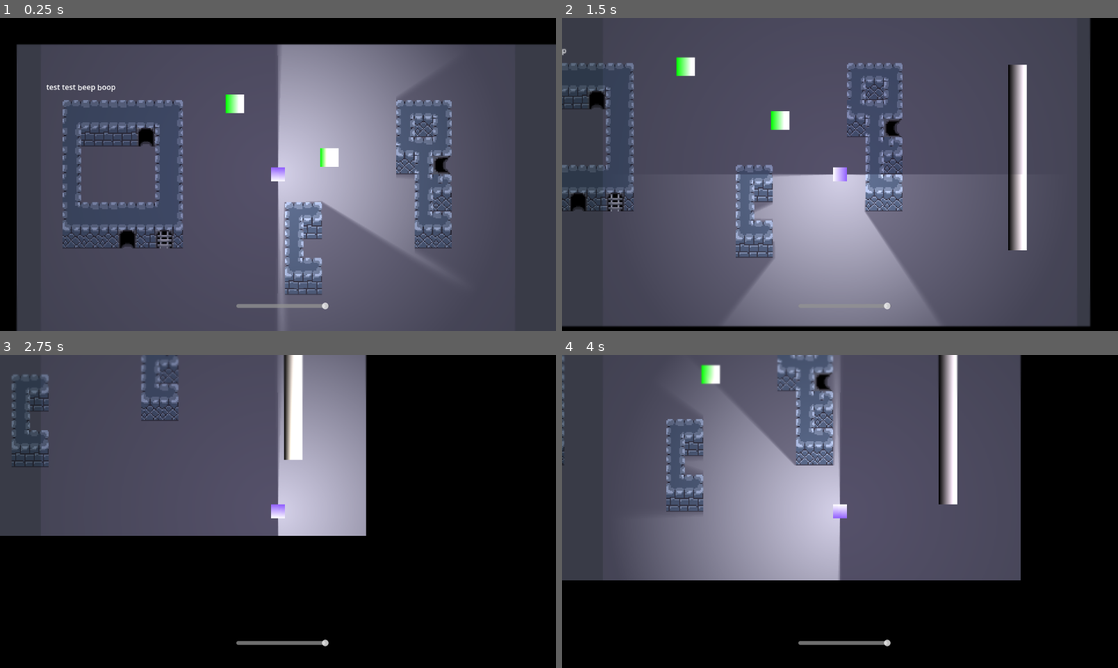
Above: before the commit, frames 1-4 (two rows, left to right).
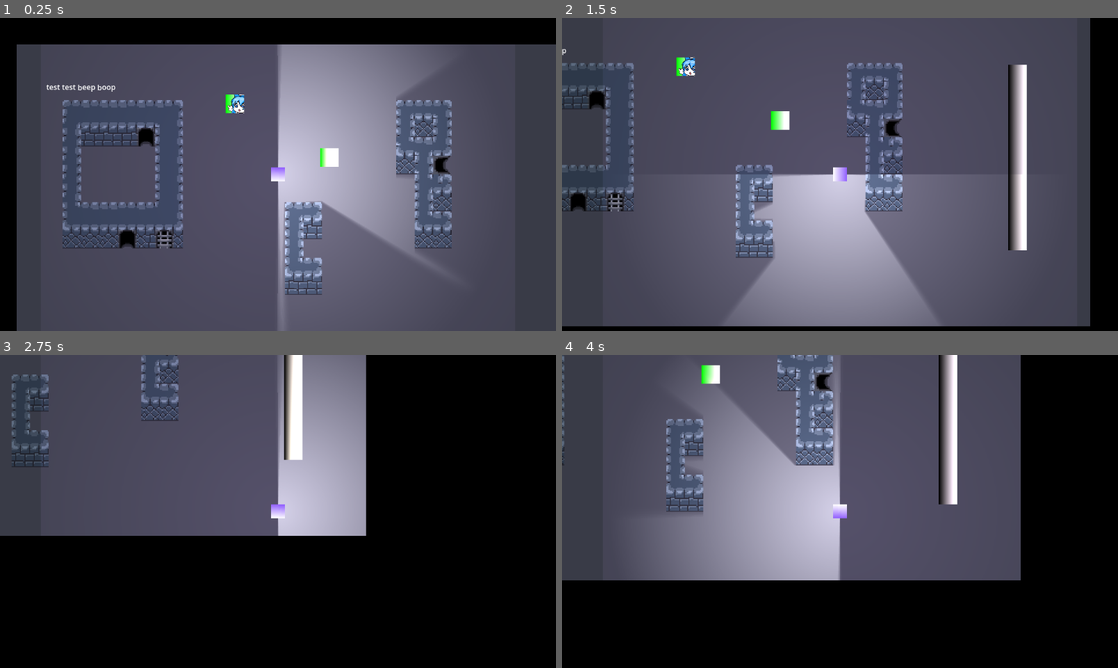
Above: after the commit, the same moments.

Repository: spdskatr/perplex-temple
Game: Godot game, scene res://scenes/test_spdskatr.tscn
Same seed, same stepped clock (60 frames per second), same inputs: the game is played once before the commit and once after it. This scene is started directly instead of the project's main scene.
Inputs:
- Up to frame 1 (0.25 s): no input
- Up to frame 2 (1.5 s): tap Enter (accept) at 0.5 s; hold Right (right) 0.53-1.28 s; hold Enter (accept) 0.53-1.28 s; hold Down (down) from 1.28 s (still down); tap Shift (shift) at 1.35 s
- Up to frame 3 (2.75 s): release Down (down) at 2.03 s; hold Right (right) from 2.03 s (still down); hold Enter (accept) from 2.03 s (still down)
- Up to frame 4 (4 s): release Right (right) at 2.78 s; release Enter (accept) at 2.78 s; hold Up (up) 2.78-3.53 s; tap Shift (shift) at 2.85 s; tap Enter (accept) at 3.5 s; hold Left (left) from 3.53 s (still down); hold Enter (accept) from 3.53 s (still down)

The runs differ from the first frame. In frame 1, 0.4% of the frame differs, in the area x 40-74%, y 8-94%; in frame 2, 0.2%; in frame 3, 0.3%; in frame 4, 0.3%.

Commit message:
Factor out dialogue box

Diff:
--- /dev/null
+++ b/scenes/misc/dialogue.tscn
@@ -0,0 +1,40 @@
+[gd_scene load_steps=4 format=3 uid="uid://cbsyinmrhl3ll"]
+
+[ext_resource type="Script" path="res://scenes/scripts/dialogue.gd" id="1_1nmct"]
+[ext_resource type="FontFile" uid="uid://bqi64atqmb4qq" path="res://assets/fonts/Lexend-Regular.ttf" id="2_d46gl"]
+[ext_resource type="Texture2D" uid="uid://d1ijrt0c7yt4a" path="res://assets/faces/placeholder.png" id="3_1vtq2"]
+
+[node name="Dialogue" type="CanvasLayer"]
+process_mode = 3
+
+[node name="Panel" type="Panel" parent="."]
+visible = false
+anchors_preset = 7
+anchor_left = 0.5
+anchor_top = 1.0
+anchor_right = 0.5
+anchor_bottom = 1.0
+offset_left = -500.0
+offset_top = -200.0
+offset_right = 500.0
+grow_horizontal = 2
+grow_vertical = 0
+script = ExtResource("1_1nmct")
+
+[node name="Label" type="Label" parent="Panel"]
+layout_mode = 0
+offset_left = 200.0
+offset_top = 20.0
+offset_right = 980.0
+offset_bottom = 180.0
+theme_override_fonts/font = ExtResource("2_d46gl")
+theme_override_font_sizes/font_size = 32
+autowrap_mode = 2
+
+[node name="Portrait" type="TextureRect" parent="Panel"]
+layout_mode = 0
+offset_left = 20.0
+offset_top = 20.0
+offset_right = 180.0
+offset_bottom = 180.0
+texture = ExtResource("3_1vtq2")
--- a/scenes/scripts/test_spdskatr/level.gd
+++ b/scenes/scripts/test_spdskatr/level.gd
@@ -1,7 +1,7 @@
 extends Node2D
 
 @onready var player : CharacterBody2D = get_node("Player")
-@onready var textbox : Panel = get_node("UILayer/Panel")
+@onready var textbox : Panel = get_node("Dialogue/Panel")
 
 # Called when the node enters the scene tree for the first time.
 func _ready() -> void:
--- a/scenes/test_spdskatr.tscn
+++ b/scenes/test_spdskatr.tscn
@@ -1,14 +1,12 @@
-[gd_scene load_steps=10 format=4 uid="uid://bo51v4dymvm1t"]
+[gd_scene load_steps=9 format=4 uid="uid://bo51v4dymvm1t"]
 
 [ext_resource type="Script" path="res://scenes/scripts/test_spdskatr/level.gd" id="1_12a1y"]
 [ext_resource type="PackedScene" uid="uid://c7861vcnmeslg" path="res://scenes/objects/player.tscn" id="1_ll32n"]
 [ext_resource type="PackedScene" uid="uid://dulabxngl3sch" path="res://scenes/objects/base_wall.tscn" id="2_8lnho"]
-[ext_resource type="TileSet" uid="uid://dg1ffbnh3fw3r" path="res://scenes/wall_tileset.tres" id="2_44ybx"]
+[ext_resource type="TileSet" uid="uid://d035mgrwol727" path="res://scenes/wall_tileset.tres" id="2_44ybx"]
 [ext_resource type="PackedScene" uid="uid://plc656plpuek" path="res://scenes/objects/base_pad.tscn" id="3_0vvmf"]
-[ext_resource type="Script" path="res://scenes/scripts/dialogue.gd" id="7_41itj"]
-[ext_resource type="FontFile" uid="uid://bqi64atqmb4qq" path="res://assets/fonts/Lexend-Regular.ttf" id="8_mwvnj"]
-[ext_resource type="PackedScene" uid="uid://g1npvyb4ygmy" path="res://scenes/hud.tscn" id="8_qcnww"]
-[ext_resource type="Texture2D" uid="uid://d1ijrt0c7yt4a" path="res://assets/faces/placeholder.png" id="8_y3b47"]
+[ext_resource type="PackedScene" uid="uid://cbsyinmrhl3ll" path="res://scenes/misc/dialogue.tscn" id="6_tsf0u"]
+[ext_resource type="Texture2D" uid="uid://bbfal07mc8oso" path="res://assets/faces/placeholder2.png" id="6_x48w0"]
 
 [sub_resource type="RectangleShape2D" id="RectangleShape2D_8gwwp"]
 size = Vector2(10, 10)
@@ -45,6 +43,13 @@
 [node name="Pad" parent="." instance=ExtResource("3_0vvmf")]
 position = Vector2(611, 164)
 
+[node name="Pad2" parent="." instance=ExtResource("3_0vvmf")]
+position = Vector2(407, 48)
+
+[node name="Sprite2D2" type="Sprite2D" parent="Pad2"]
+scale = Vector2(0.25, 0.25)
+texture = ExtResource("6_x48w0")
+
 [node name="Door1" type="Area2D" parent="."]
 
 [node name="CollisionShape2D" type="CollisionShape2D" parent="Door1"]
@@ -63,47 +68,10 @@
 position = Vector2(838, 181)
 shape = SubResource("RectangleShape2D_8gwwp")
 
-[node name="UILayer" type="CanvasLayer" parent="."]
-process_mode = 3
-
-[node name="Panel" type="Panel" parent="UILayer"]
-visible = false
-anchors_preset = 7
-anchor_left = 0.5
-anchor_top = 1.0
-anchor_right = 0.5
-anchor_bottom = 1.0
-offset_left = -500.0
-offset_top = -200.0
-offset_right = 500.0
-grow_horizontal = 2
-grow_vertical = 0
-script = ExtResource("7_41itj")
-
-[node name="Label" type="Label" parent="UILayer/Panel"]
-layout_mode = 0
-offset_left = 200.0
-offset_top = 20.0
-offset_right = 980.0
-offset_bottom = 180.0
-theme_override_fonts/font = ExtResource("8_mwvnj")
-theme_override_font_sizes/font_size = 32
-autowrap_mode = 2
-
-[node name="HUD" parent="." instance=ExtResource("8_qcnww")]
-[node name="Portrait" type="TextureRect" parent="UILayer/Panel"]
-layout_mode = 0
-offset_left = 20.0
-offset_top = 20.0
-offset_right = 180.0
-offset_bottom = 180.0
-texture = ExtResource("8_y3b47")
-
-[node name="Pad2" parent="." instance=ExtResource("3_0vvmf")]
-position = Vector2(407, 48)
+[node name="Dialogue" parent="." instance=ExtResource("6_tsf0u")]
 
 [connection signal="body_entered" from="Pad" to="." method="_on_pad_body_entered"]
+[connection signal="body_entered" from="Pad2" to="." method="_on_pad_2_body_entered"]
 [connection signal="body_entered" from="Door1" to="." method="_on_door_1_body_entered"]
 [connection signal="body_entered" from="Door2" to="." method="_on_door_2_body_entered"]
 [connection signal="body_entered" from="Door3" to="." method="_on_door_3_body_entered"]
-[connection signal="body_entered" from="Pad2" to="." method="_on_pad_2_body_entered"]
Not shown: 1 places in scenes/wall_tileset.tres that only renumber resources
